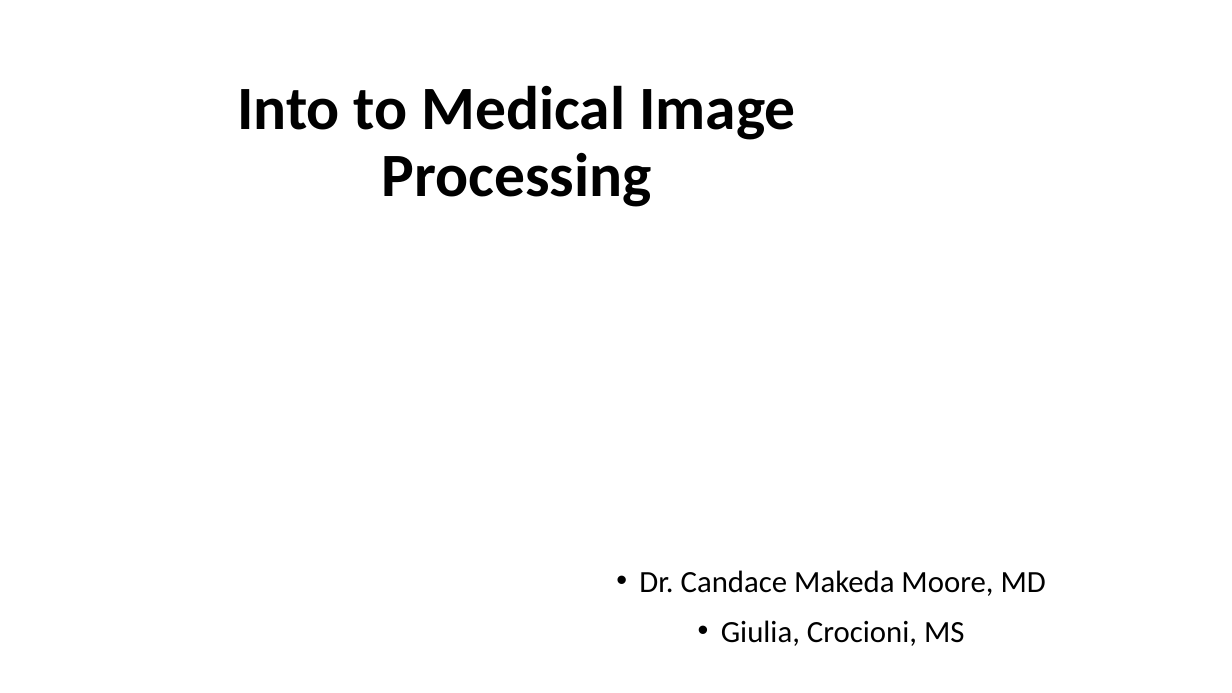
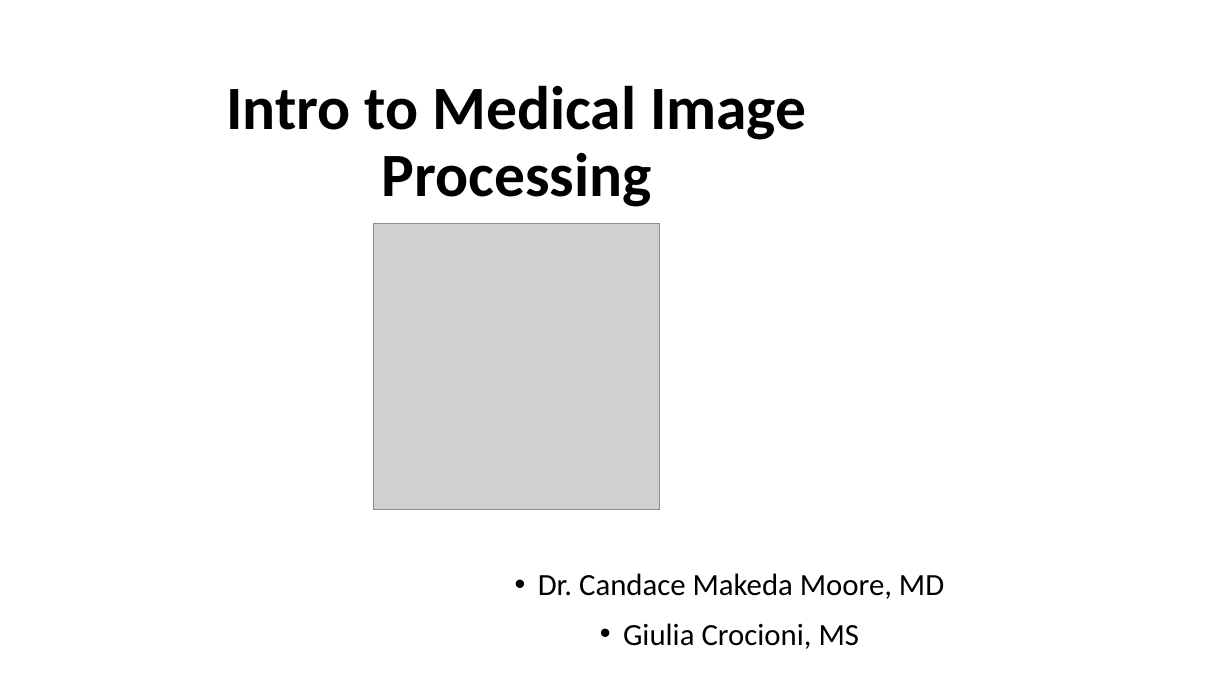
Before and after one commit to esciencecenter-digital-skills/medical-image-processing-materials, a slide deck: slide 1 of presentations/first_intro_1.pptx. Drawn at 1232x693 pixels with LibreOffice and Linux fonts; fonts in the diff are those of the drawing; grey boxes stand for pictures; background and template pictures are left out. Boxes give left, top, right and bottom in pixels: in the first picture for what was removed or moved away, otherwise in the second. Text is boxed around its words. In the diff, an @@ line names an element or a change of style, - is before the commit and + after.

```diff
--- a/presentations/first_intro_1.pptx
+++ b/presentations/first_intro_1.pptx
@@ title at (226, 85, 806, 207): text changed @@
-Into to Medical Image Processing
+Intro to Medical Image Processing
@@ picture added at (373, 224, 660, 510) @@
@@ subtitle "Dr. Candace Makeda Moore, MD": place and size @@
-subtitle "Dr. Candace Makeda Moore, MD" at (639, 570, 1046, 646)
+subtitle "Dr. Candace Makeda Moore, MD" at (538, 573, 944, 649)
@@ subtitle at (623, 623, 859, 649): text changed @@
-• Giulia, Crocioni, MS
+• Giulia Crocioni, MS
```
Also in this commit, not shown: 1 other slide changed, 1 other file.
